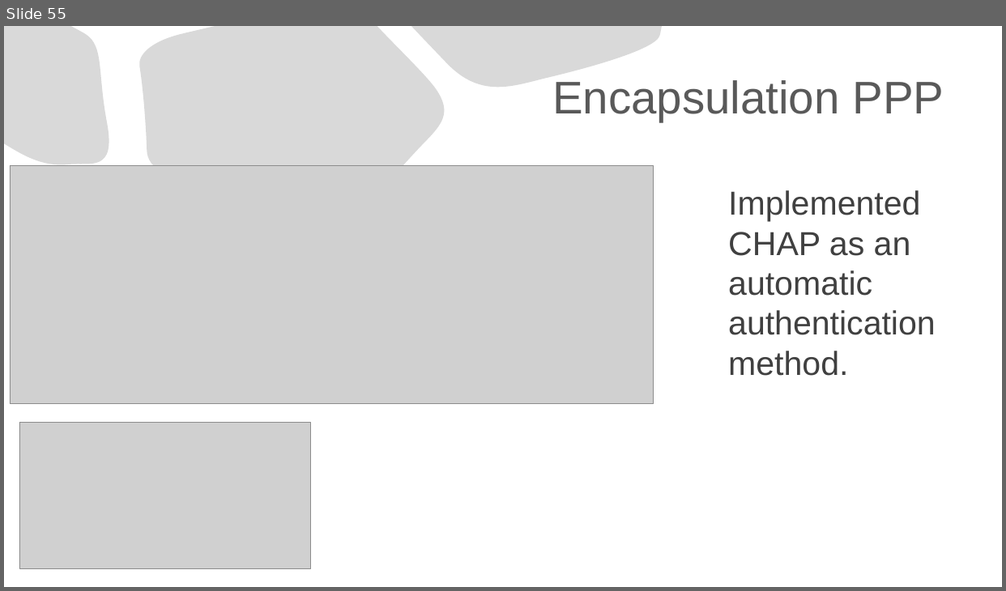
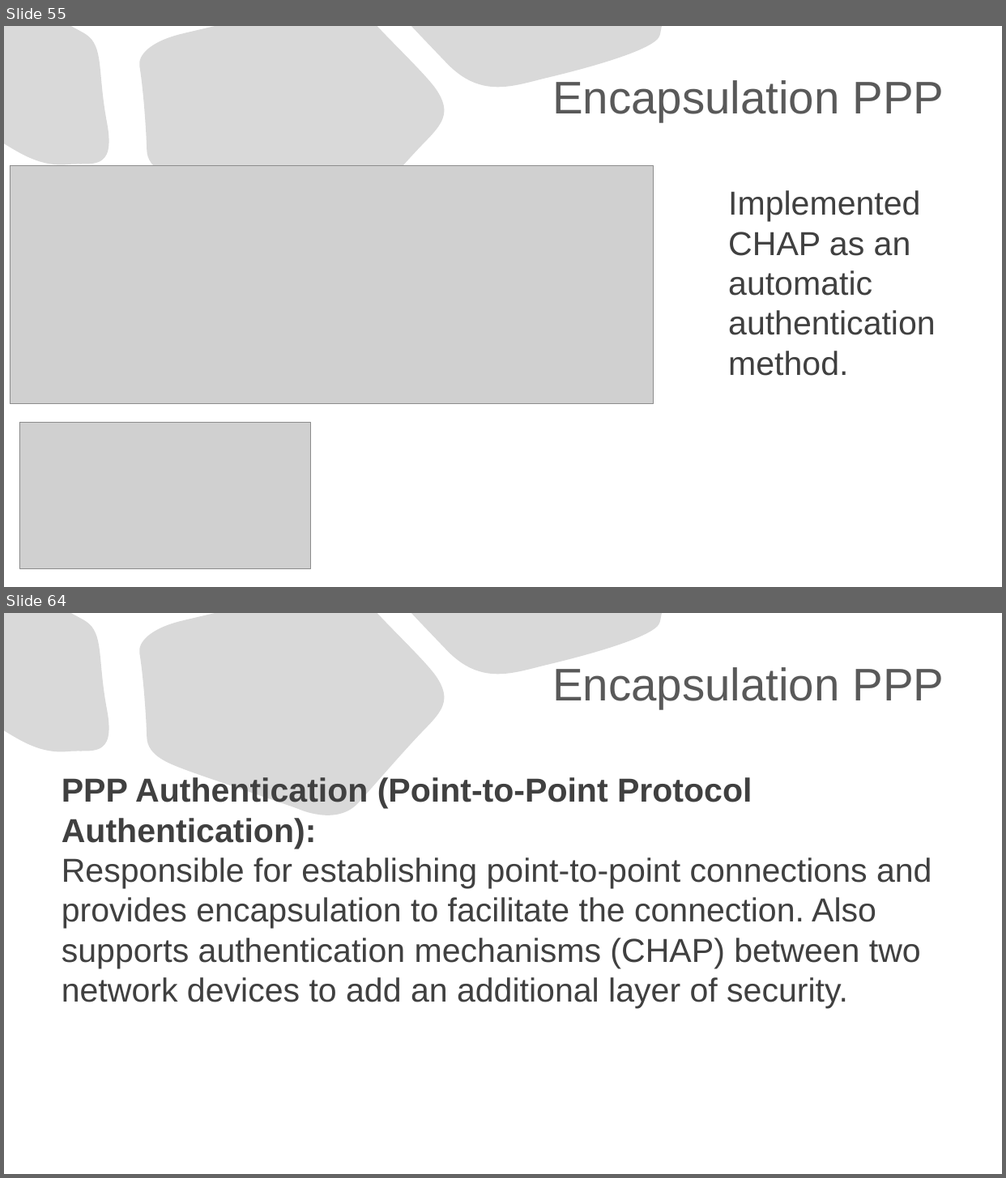
Before and after one commit to Advanced-Diploma-of-IT-Tel-Network-Eng/Assessments, a slide deck: TERM1-BLOCK1/2-ICTNWK541-Configure_Verify_Troubleshoot_WAN_links-IP_services/Assessmet_Task2/Task2/ICTNWK541 Assessment task.pptx. Shown one above the other, each under a label of ours: slide 55 before the commit, slides 55 and 64 after it; the slides between them are not shown. The pictures are 1006x591 and 1006x1178 pixels, drawn with LibreOffice and Linux fonts; fonts in the diff are those of the drawing; grey boxes stand for pictures. Boxes give left, top, right and bottom in pixels: in the first picture for what was removed or moved away, otherwise in the second. Text is boxed around its words. In the diff, an @@ line names an element or a change of style, - is before the commit and + after.

```diff
--- a/TERM1-BLOCK1/2-ICTNWK541-Configure_Verify_Troubleshoot_WAN_links-IP_services/Assessmet_Task2/Task2/ICTNWK541 Assessment task.pptx
+++ b/TERM1-BLOCK1/2-ICTNWK541-Configure_Verify_Troubleshoot_WAN_links-IP_services/Assessmet_Task2/Task2/ICTNWK541 Assessment task.pptx
@@ slide 64 added at bbox=[4, 613, 1002, 1174], background #FFFFFF; not listed: 3 template elements that a slide beside it also shows @@
@@ title added at bbox=[552, 667, 944, 709], 44 pt, text #595959 @@
+Encapsulation PPP
@@ text added at bbox=[62, 777, 932, 1008], 32 pt, text #404040 @@
+PPP Authentication (Point-to-Point Protocol Authentication):
+Responsible for establishing point-to-point connections and provides encapsulation to facilitate the connection. Also supports authentication mechanisms (CHAP) between two network devices to add an additional layer of security.
```
Also in this commit, not shown: 10 other slides added.
